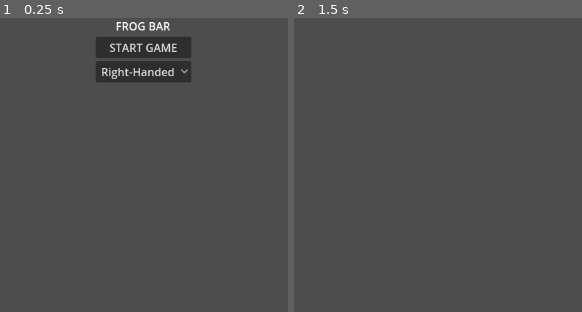
Above: before the commit, frames 1-2 (left to right).
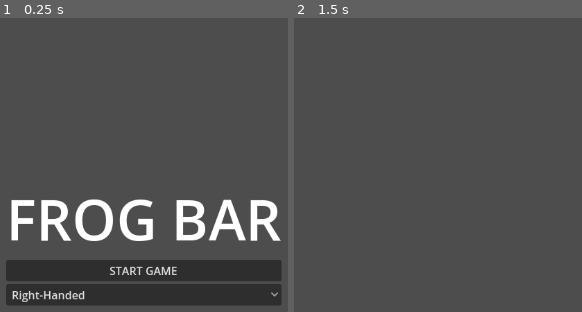
Above: after the commit, the same moments.

Repository: csweet22/FrogBar
Game: Godot game, scene res://Menus/main_menu.tscn
The game is run twice, just before and just after one commit, with the same random seed, the same clock (stepped at 60 frames per second) and the same inputs. The project has no main scene, so this scene is started directly.
Inputs:
- Up to frame 1 (0.25 s): no input
- Up to frame 2 (1.5 s): click "START GAME" at 0.5 s; tap Enter (ui_accept) at 1.25 s; hold Right (ui_right) from 1.28 s (still down)

The runs differ from the first frame. In frame 1, 24% of the frame differs, in the area x 2-98%, y 1-98%; in frame 2, nothing differs.

Commit message:
Update main_menu.tscn

Diff:
--- a/Menus/main_menu.tscn
+++ b/Menus/main_menu.tscn
@@ -1,6 +1,9 @@
-[gd_scene load_steps=2 format=3 uid="uid://cfo3dp7wdysi"]
+[gd_scene load_steps=3 format=3 uid="uid://cfo3dp7wdysi"]
 
 [ext_resource type="Script" path="res://Menus/main_menu.gd" id="1_cbett"]
+
+[sub_resource type="LabelSettings" id="LabelSettings_h50at"]
+font_size = 81
 
 [node name="MainMenu" type="Control"]
 layout_mode = 3
@@ -13,17 +16,22 @@
 
 [node name="VBoxContainer" type="VBoxContainer" parent="."]
 layout_mode = 1
-anchors_preset = 5
+anchors_preset = 8
 anchor_left = 0.5
+anchor_top = 0.5
 anchor_right = 0.5
-offset_left = -53.0
-offset_right = 53.0
-offset_bottom = 58.0
+anchor_bottom = 0.5
+offset_left = -198.5
+offset_top = -90.5
+offset_right = 198.5
+offset_bottom = 90.5
 grow_horizontal = 2
+grow_vertical = 2
 
 [node name="TitleLabel" type="Label" parent="VBoxContainer"]
 layout_mode = 2
 text = "FROG BAR"
+label_settings = SubResource("LabelSettings_h50at")
 horizontal_alignment = 1
 
 [node name="StartButton" type="Button" parent="VBoxContainer"]
